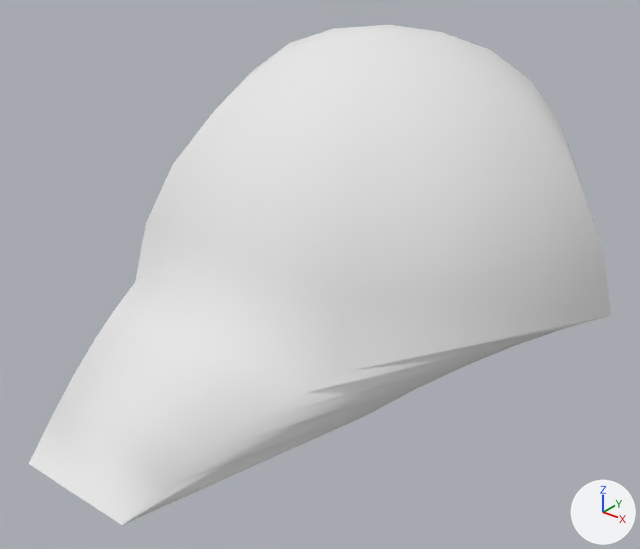
What one commit did to the glTF model public/personnalisateur/model/casquette/scene.gltf.
Rendered twice from a 50 mm lens placed at (18.9, -27.4, 16.1), pointed at (0.6, -4.5, 1.9). Lighting does not change. The marker at lower right points along +X, +Y and +Z. The picture after the commit comes second. Vertices at exactly the same position are counted once.

The older version as bpy lines, for what is in view:
```python
me_mesh_0 = bpy.data.meshes.new('Mesh_0')
me_mesh_0.from_pydata(...)  # 57 vertices, 96 faces; spans x -9.9..9.9, y -15.6..8.6, z -1.4..10.0
me_mesh_0.materials.append(mat_material)  # its picture is missing
ob_casquette = bpy.data.objects.new('casquette', me_mesh_0)
ob_casquette.location = (0.0, 0.0, 0.0)
```
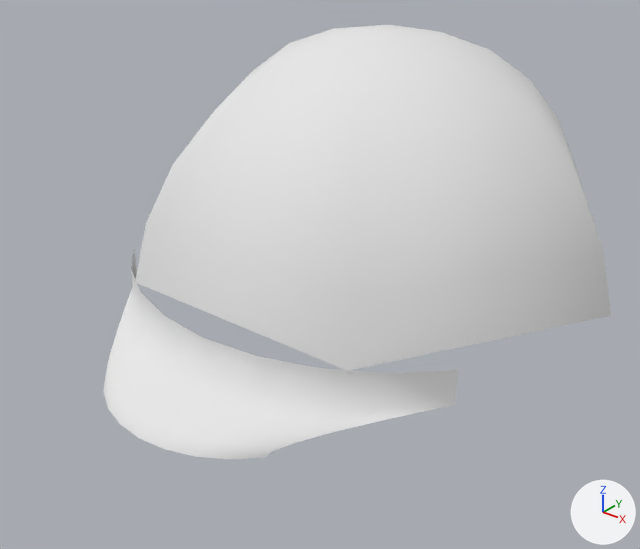
Pixel boxes [x1, y1, x2, y2] of what changed, in the pictures (640 x 549 px):
'casquette', reshaped (13% narrower, 13% shorter): before [29, 25, 611, 525]; after [103, 25, 611, 460]
part 1 of me_mesh_0, added: after [103, 249, 458, 460]
part 2 of me_mesh_0, deleted: before [29, 283, 608, 525]

Edits to the bpy script that builds the scene:
```text
Change me_mesh_0:
    used by ob_casquette; location = (0.0, 0.0, 0.0)
    remove me_mesh_0.from_pydata(...)  # 57 vertices, 96 faces; spans x -9.9..9.9, y -15.6..8.6, z -1.4..10.0
    add me_mesh_0.from_pydata(...)  # 100 vertices, 162 faces; spans x -9.9..9.9, y -13.0..8.6, z -0.9..10.0
    me_mesh_0 part 1: a new loose piece of 63 vertices spanning x -7.6..7.6, y -13.0..-6.4, z -0.9..1.4, in mat_material (its picture is missing)
    me_mesh_0 part 2
    20 vertices are removed from x -8.8..8.8, y -15.6..-1.4, z -1.4..1.1
    30 faces are deleted
```
